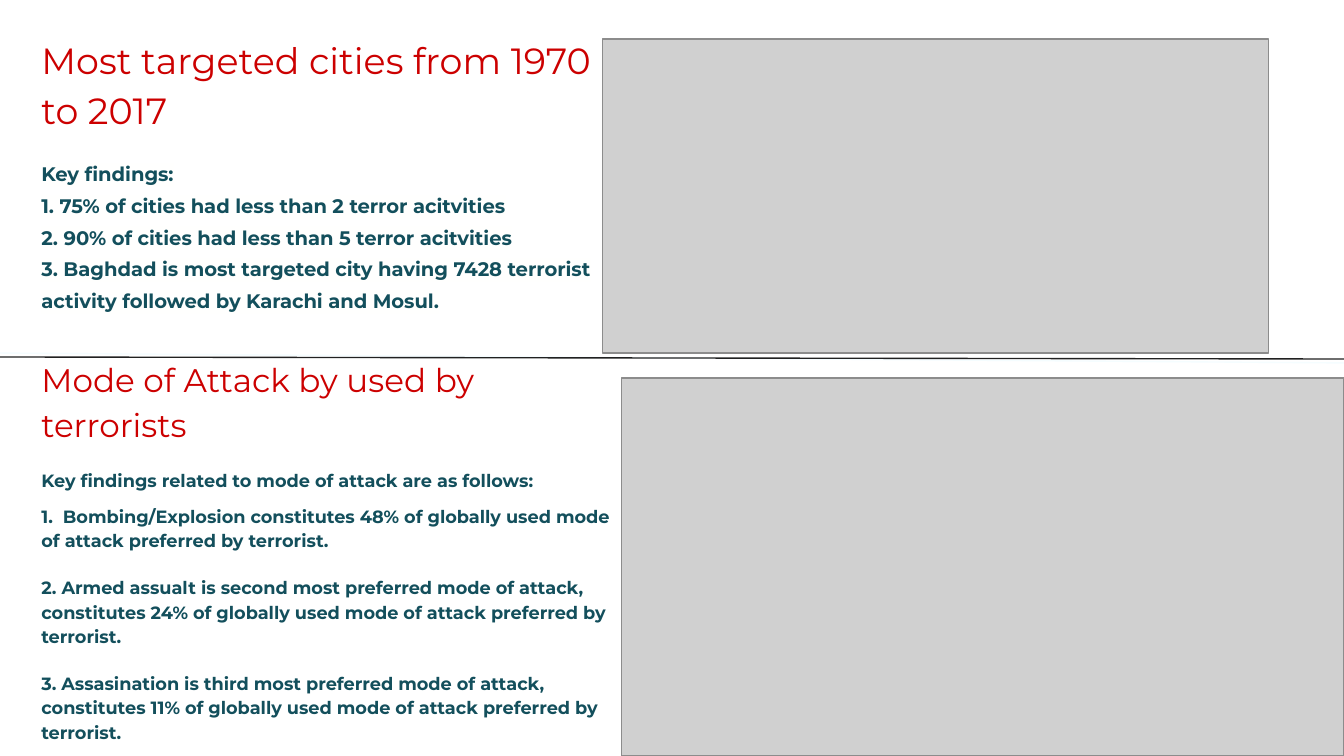
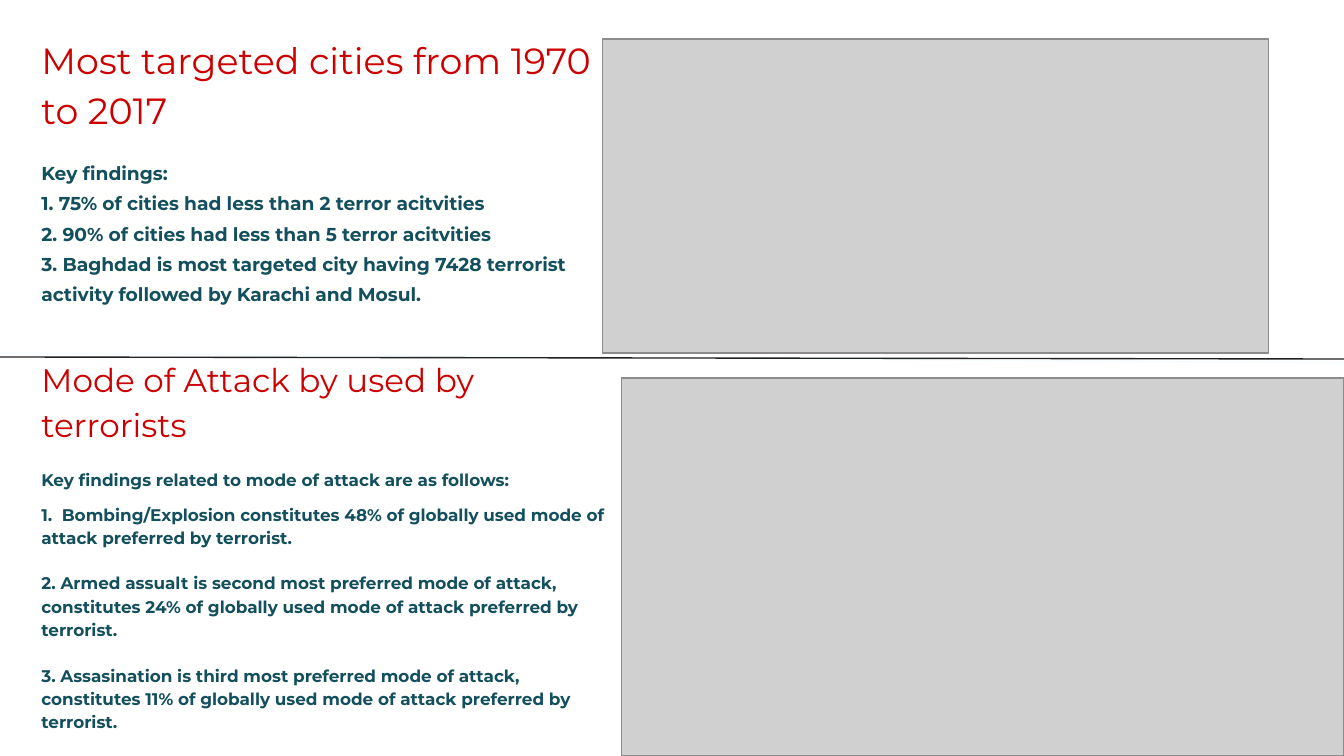
Before and after one commit to chandrakar-shubham/EDA-Global-Terrorism-Analysis, a slide deck: slide 9 of Global_terrorism_analysis_presentation.pptx. Drawn at 1344x756 pixels with LibreOffice and Linux fonts; fonts in the diff are those of the drawing; grey boxes stand for pictures; background and template pictures are left out. Boxes give left, top, right and bottom in pixels: in the first picture for what was removed or moved away, otherwise in the second. Text is boxed around its words. In the diff, an @@ line names an element or a change of style, - is before the commit and + after.

```diff
--- a/Global_terrorism_analysis_presentation.pptx
+++ b/Global_terrorism_analysis_presentation.pptx
@@ text at [41, 165, 566, 305]: size 10.5 to 10 pt in "Key findings:", "1. 75% of cities had less than ...", "2. 90% of cities had less than ...", "3. Baghdad is most targeted city having ..." @@
@@ text at [41, 472, 605, 728]: size 9.5 to 9 pt @@
```
Also in this commit, not shown: 3 other slides changed, 2 other files.
